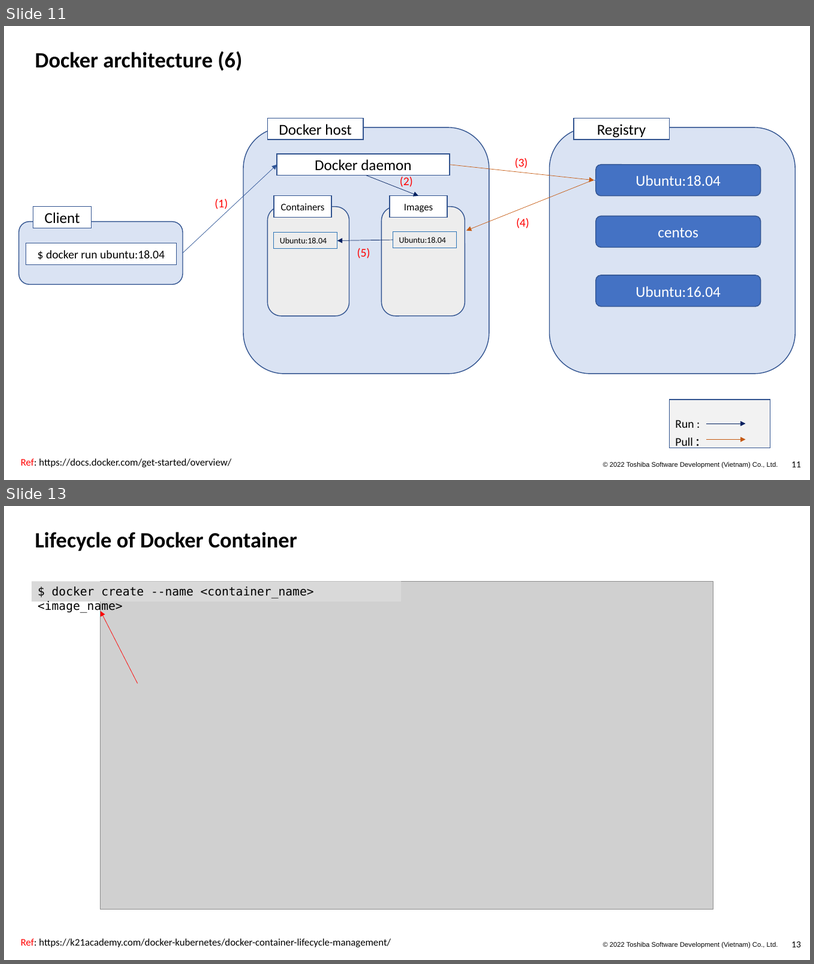
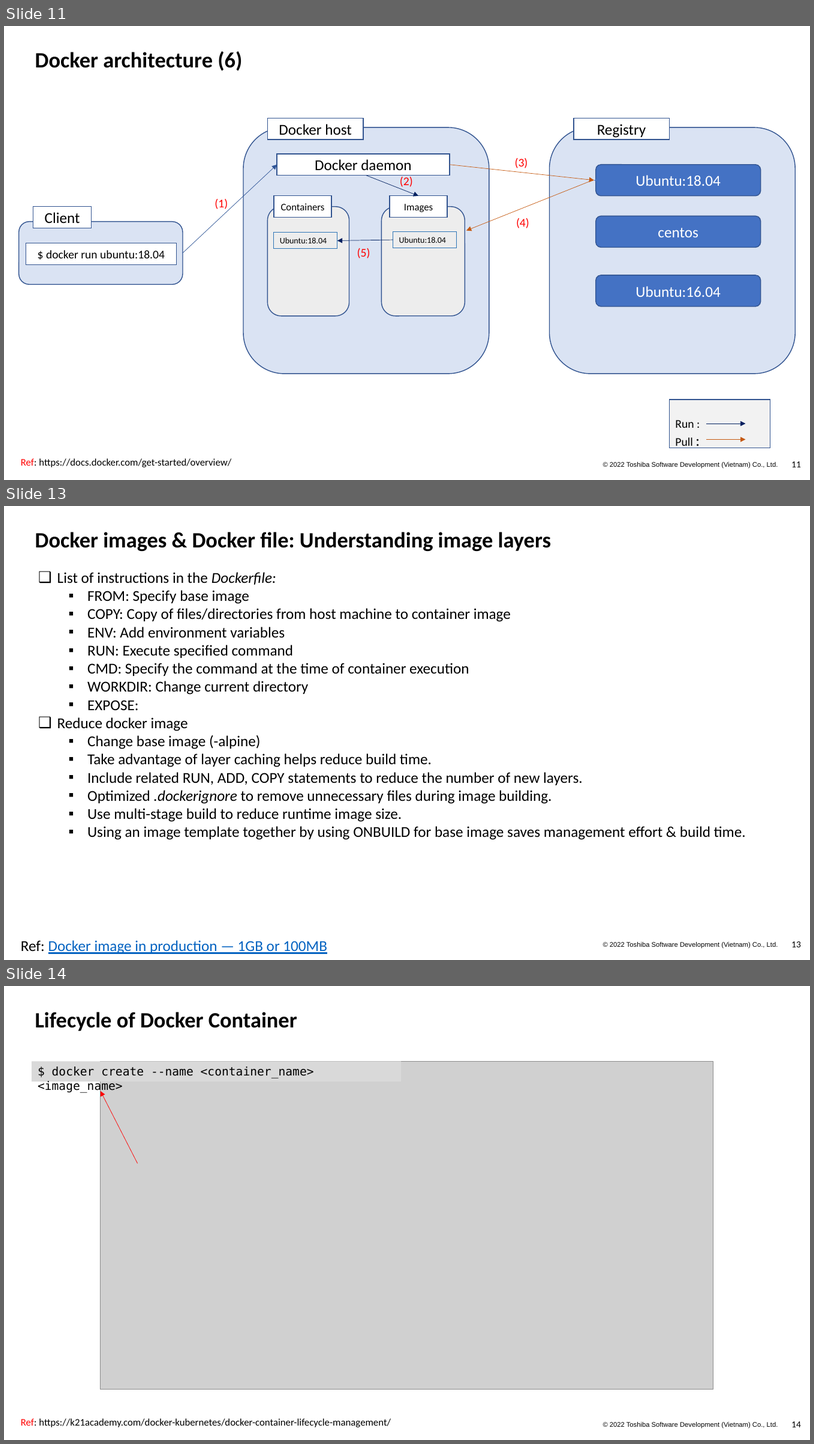
Before and after one commit to Doan-Nguyen/Programming, a slide deck: Docker_Kubeneste.pptx. Shown one above the other, each under a label of ours: slides 11 and 13 before the commit, slides 11, 13 and 14 after it; the slides between them are not shown. The pictures are 814x964 and 814x1444 pixels, drawn with LibreOffice and Linux fonts; fonts in the diff are those of the drawing; grey boxes stand for pictures; background and template pictures are left out. Boxes give left, top, right and bottom in pixels: in the first picture for what was removed or moved away, otherwise in the second. Text is boxed around its words. In the diff, an @@ line names an element or a change of style, - is before the commit and + after.

```diff
--- a/Docker_Kubeneste.pptx
+++ b/Docker_Kubeneste.pptx
@@ slide 13 added at (x1=4, y1=506, x2=810, y2=960), background #FFFFFF; not listed: 2 template elements that a slide beside it also shows @@
@@ title added at (x1=35, y1=532, x2=551, y2=551), 26 pt, text #000000, bold @@
+Docker images & Docker file: Understanding image layers
@@ text added at (x1=57, y1=572, x2=746, y2=840), 18 pt, text #000000 @@
+❑ List of instructions in the Dockerfile:
+  ▪ FROM: Specify base image
+  ▪ COPY: Copy of files/directories from host machine to container image
+  ▪ ENV: Add environment variables
+  ▪ RUN: Execute specified command
+  ▪ CMD: Specify the command at the time of container execution
+  ▪ WORKDIR: Change current directory
+  ▪ EXPOSE:
+❑ Reduce docker image
+  ▪ Change base image (-alpine)
+  ▪ Take advantage of layer caching helps reduce build time.
+  ▪ Include related RUN, ADD, COPY statements to reduce the number of new layers.
+  ▪ Optimized .dockerignore to remove unnecessary files during image building.
+  ▪ Use multi-stage build to reduce runtime image size.
+  ▪ Using an image template together by using ONBUILD for base image saves management effort & build time.
@@ text added at (x1=21, y1=940, x2=327, y2=954), 18 pt, text #0563C1, underline @@
+Ref: Docker image in production — 1GB or 100MB
@@ what was slide 13 is now slide 14 @@
@@ page number at (x1=792, y1=1421, x2=801, y2=1427): text changed @@
-13
+14
```
Also in this commit, not shown: 1 slide changed, 1 slide removed.
